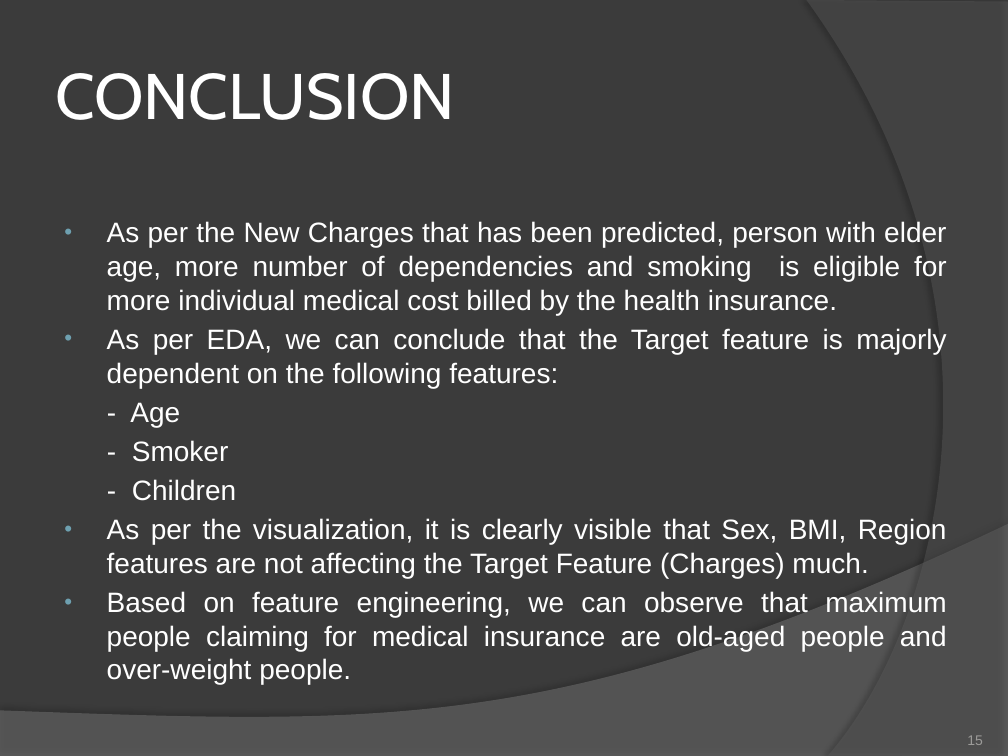
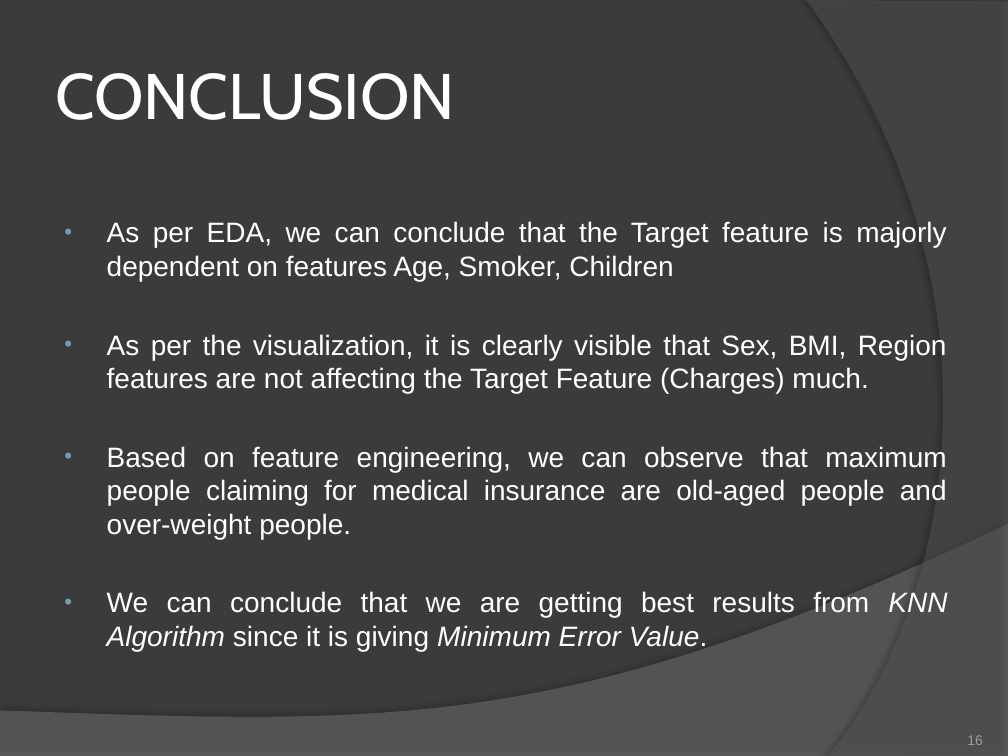
Before and after one commit to JoyitaH/Sample_projects_ML, a slide deck: slide 16 of Medical Insurance.pptx (slide 15 before the commit). Drawn at 1008x756 pixels with LibreOffice and Linux fonts; fonts in the diff are those of the drawing. Boxes give left, top, right and bottom in pixels: in the first picture for what was removed or moved away, otherwise in the second. Text is boxed around its words. In the diff, an @@ line names an element or a change of style, - is before the commit and + after.

```diff
--- a/Medical Insurance.pptx
+++ b/Medical Insurance.pptx
@@ text at [107, 221, 946, 281]: text changed @@
-• As per the New Charges that has been predicted, person with elder age, more number of dependencies and smoking is eligible for more individual medical cost billed by the health insurance.
-• As per EDA, we can conclude that the Target feature is majorly dependent on the following features:
-- Age
-- Smoker
-- Children
+• As per EDA, we can conclude that the Target feature is majorly dependent on features Age, Smoker, Children
@@ text at [107, 591, 947, 651]: paragraph added @@
+• We can conclude that we are getting best results from KNN Algorithm since it is giving Minimum Error Value.
```
Also in this commit, not shown: 1 slide added, 8 other files.
